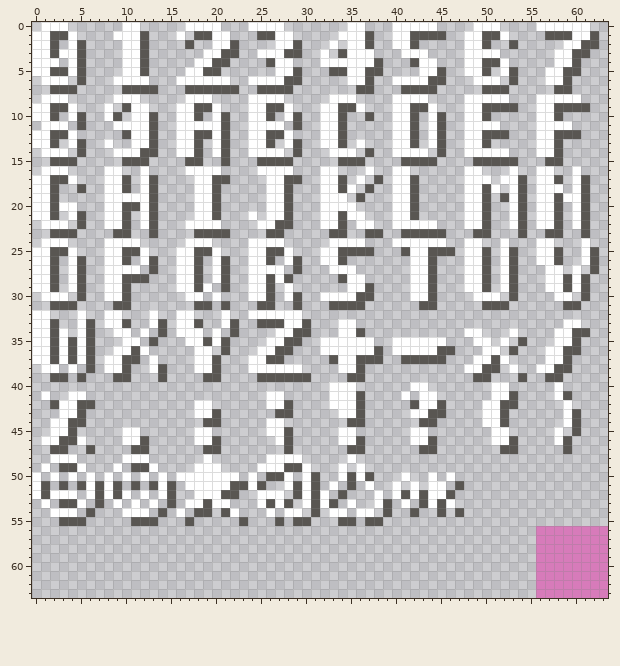
Edited in one commit: pixel-art file (ase/font.ase). Above: the version before the commit.
64x64 pixels, 1 frame.
After:
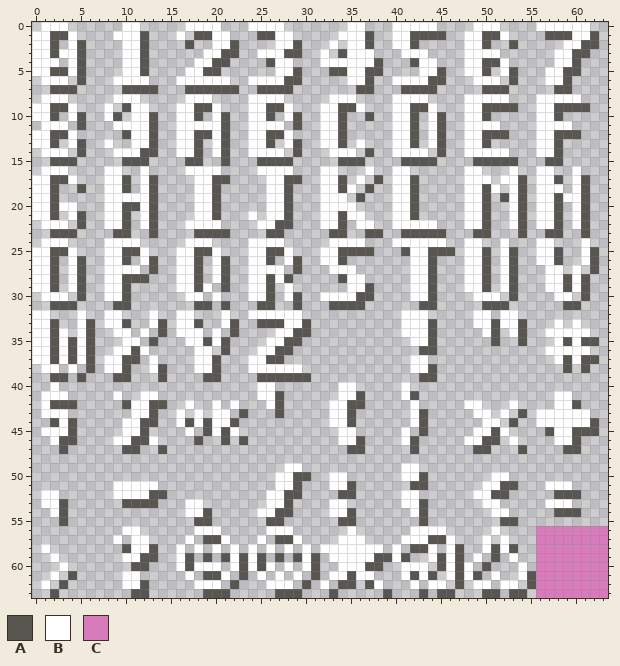
Palette (. is transparent): A #595652  B #ffffff  C #d77bba
Commit: Message texture works for all the 'important' ASCII characters!
Edits made:
Layers "Text", "Shadow":
y 32: x 41..43 ... -> BBB; x 49..50 .. -> BB; x 52..53 .. -> BB
y 33: x 34..35 BB -> ..; x 41..44 .... -> BBBA; x 49..54 ...... -> BBABBA; x 58..59 .B -> B.
y 34: x 34..36 BBA -> ...; x 41..44 .... -> BBBA; x 48..51 BB.. -> ..BA; x 54 . -> A; x 57 . -> B; x 60..61 AA -> BB
y 35: x 32..37 BBBBBB -> ......; x 40..41 BB -> ..; x 44..45 BB -> A.; x 49..52 BB.B -> ..A.; x 59..62 BA.. -> ABAA
y 36: x 32..38 BBBBBBA -> .......; x 40..46 BBBBBAA -> ...AA..; x 50..51 BB -> ..; x 53 A -> .; x 59..61 AA. -> BBB
y 37: x 33..38 ABBAAA -> ......; x 41..45 AAAAA -> .BB..; x 49..52 BBAB -> ....; x 57 B -> .; x 60..62 ... -> BAA
y 38: x 34..36 BBA -> ...; x 42..44 ... -> BBA; x 48..51 BBAA -> ....; x 53 B -> .; x 56..58 BBA -> ...; x 61 . -> A
y 39: x 35..36 AA -> ..; x 43..44 .. -> AA; x 49..50 AA -> ..; x 54 A -> .; x 57..58 AA -> ..
y 40: x 2 . -> B; x 25..26 .. -> BB; x 33 B -> .; x 41..43 .BB -> B..; x 51..52 BB -> ..; x 58 B -> .
y 41: x 2..5 ..BB -> BB..; x 9 . -> B; x 12..13 .. -> BB; x 25 . -> B; x 27 B -> A; x 33 B -> .; x 42..44 .BB -> A..; x 51..53 BBA -> ...; x 59 A -> B
y 42: x 1 . -> B; x 3..6 BBAA -> AA..; x 10..14 ..... -> ABBAA; x 17..20 .BB. -> B..B; x 22 . -> B; x 27..28 BA -> A.; x 35 B -> A; x 42..45 ABBA -> B...; x 48..53 ..BBAA -> BB...B; x 58 . -> B; x 60 . -> A
y 43: x 1..2 .. -> BB; x 4..5 BA -> ..; x 11..13 ... -> BBA; x 16 . -> B; x 19..21 BA. -> .BB; x 23 . -> A; x 28 A -> .; x 33 . -> B; x 35..36 BA -> A.; x 43..45 BAA -> A..; x 49 . -> B; x 51..52 BA -> .B; x 54 . -> A; x 56..58 ... -> BBB; x 60..61 A. -> BB
y 44: x 2 B -> A; x 5 A -> .; x 10..13 .... -> BBAA; x 16..18 ... -> BAB; x 20..22 A.. -> BBA; x 26..27 BB -> ..; x 33..34 .. -> BB; x 36 A -> .; x 42 . -> B; x 44 A -> .; x 52..53 A. -> .A; x 56..58 ... -> BBB; x 60..62 A.. -> BBA
y 45: x 1 . -> B; x 12 . -> A; x 17..22 .BB... -> B.ABAB; x 26..28 BBA -> ...; x 41..43 .BB -> B.A; x 49..51 ..B -> BBA; x 57 . -> A; x 59 . -> B; x 61..62 .. -> AA
y 46: x 1 B -> .; x 5 B -> .; x 9 . -> B; x 11 B -> A; x 13 . -> B; x 18..21 BBA. -> A..A; x 23 . -> A; x 27..28 BA -> ..; x 41..44 .BBA -> BA..; x 48..53 ...BBA -> BBAA.B; x 59..60 A. -> BA
y 47: x 2 A -> .; x 6 A -> .; x 10 . -> A; x 12 A -> .; x 14 . -> A; x 19..20 AA -> ..; x 28 A -> .; x 42..44 .AA -> A..; x 49..50 .. -> AA; x 52..54 AA. -> ..A; x 60 . -> A
y 48: x 2..4 BBB -> ...; x 10..12 BBB -> ...; x 19 B -> .; x 26..29 BBBB -> ....; x 35 B -> .
y 49: x 1 B -> .; x 3..5 AAB -> ...; x 9 B -> .; x 11..13 AAB -> ...; x 18..20 BBB -> ...; x 25..30 BBBAAB -> ...BB.; x 34 B -> .; x 36 B -> .; x 41..42 .. -> BB
y 50: x 0 B -> .; x 2 B -> .; x 4 B -> .; x 6 B -> .; x 8 B -> .; x 10 B -> .; x 12 B -> .; x 14 B -> .; x 16..22 BBBBBBB -> .......; x 24 B -> .; x 26..27 AA -> .B; x 29..31 .BA -> AA.; x 33 . -> B; x 35..37 ABA -> ...; x 42..44 ..B -> BA.; x 46 B -> .; x 51..52 .. -> BB
y 51: x 0..1 BA -> ..; x 3 A -> .; x 5..15 ABABA.A.ABA -> ....BBBBB..; x 17..25 BBBBBAABA -> .........; x 27 . -> B; x 30..31 BA -> ..; x 34 . -> B; x 37 B -> .; x 40 B -> .; x 42..45 B.BB -> AA..; x 47 A -> .; x 50..53 .... -> BBAA; x 57..59 ... -> BBB
y 52: x 0..1 BA -> .B; x 3..4 BB -> ..; x 6..9 BABA -> ...B; x 11 . -> B; x 13..15 .BA -> AA.; x 18..22 BBBAA -> .....; x 25 B -> .; x 28 . -> A; x 30..32 BAB -> ...; x 35 . -> A; x 38 B -> .; x 40..41 BA -> .B; x 43..46 ABBA -> ....; x 49..52 .... -> BBAA; x 58..60 ... -> AAA
y 53: x 2 . -> B; x 4..5 AB -> ..; x 7 A -> .; x 9..13 B.B.B -> .AAAA; x 15 A -> .; x 19..21 ABB -> ...; x 25..26 BA -> .B; x 30..35 BABA.B -> ...BB.; x 38..39 BA -> ..; x 42 . -> B; x 44..46 BAB -> ...; x 50..51 .. -> BB; x 57..59 ... -> BBB
y 54: x 3..4 BB -> A.; x 6 A -> .; x 10..12 BBB -> ...; x 14 A -> .; x 16..18 B.A -> .BB; x 21..22 AB -> ..; x 25 . -> B; x 27..29 .BB -> AA.; x 31 A -> .; x 35..37 .BB -> A..; x 39 A -> .; x 42..43 A. -> BA; x 45 A -> .; x 47 A -> .; x 51..52 .. -> BB; x 58..60 ... -> AAA
y 55: x 4..5 AA -> ..; x 11..13 AAA -> ...; x 17..19 A.. -> .AA; x 23 A -> .; x 26 . -> A; x 29..30 AA -> ..; x 37..38 AA -> ..; x 43 . -> A; x 52..53 .. -> AA
y 56: x 10..11 .. -> BB; x 18..20 ... -> BBB; x 26..28 ... -> BBB; x 35 . -> B; x 42..45 .... -> BBBB; x 51 . -> B
y 57: x 9 . -> B; x 11..12 .. -> BB; x 17 . -> B; x 19..21 ... -> AAB; x 25 . -> B; x 27..29 ... -> AAB; x 34..36 ... -> BBB; x 41..46 ...... -> BBBAAB; x 50 . -> B; x 52 . -> B
y 58: x 1 . -> B; x 10..13 .... -> ABBA; x 16 . -> B; x 18 . -> B; x 20 . -> B; x 22 . -> B; x 24 . -> B; x 26 . -> B; x 28 . -> B; x 30 . -> B; x 32..38 ....... -> BBBBBBB; x 40 . -> B; x 42..44 ... -> AAB; x 46..47 .. -> BA; x 50..53 .... -> BABA
y 59: x 2 . -> B; x 10..13 .... -> BBAA; x 16..17 .. -> BA; x 19 . -> A; x 21..25 ..... -> ABABA; x 27 . -> A; x 29..31 ... -> ABA; x 33..41 ......... -> BBBBBAABA; x 44..47 .... -> BABA; x 49 . -> B; x 51 . -> A; x 53 . -> B
y 60: x 3 . -> B; x 11..12 .. -> AA; x 16..20 ..... -> BABBB; x 22..26 ..... -> BABAB; x 28 . -> B; x 30..31 .. -> BA; x 34..38 ..... -> BBBAA; x 41..43 ... -> BBB; x 45..48 .... -> ABAB; x 50 . -> A; x 54 . -> B
y 61: x 2 . -> B; x 4 . -> A; x 10..11 .. -> BB; x 17 . -> B; x 19..21 ... -> AAB; x 23 . -> A; x 25 . -> B; x 27 . -> B; x 29 . -> B; x 31 . -> A; x 33..37 ..... -> BBABB; x 41..44 .... -> BABA; x 46..49 .... -> BABA; x 51 . -> B; x 54..55 .. -> BA
y 62: x 1 . -> B; x 3 . -> A; x 10..12 ... -> BBA; x 18..20 ... -> BBB; x 22 . -> A; x 26..28 ... -> BBB; x 30 . -> A; x 32 . -> B; x 34..35 .. -> AA; x 37..38 .. -> AB; x 42 . -> B; x 44..45 .. -> BB; x 47 . -> A; x 49..50 .. -> BB; x 52..53 .. -> BB; x 55 . -> A
y 63: x 2 . -> A; x 11..12 .. -> AA; x 19..21 ... -> AAA; x 27..29 ... -> AAA; x 33 . -> A; x 39 . -> A; x 43 . -> A; x 45..46 .. -> AA; x 50..51 .. -> AA; x 53..54 .. -> AA
Changed places in both pictures, as pixel boxes (x1, y1, x2, y2):
changed: (32, 310, 599, 598)
